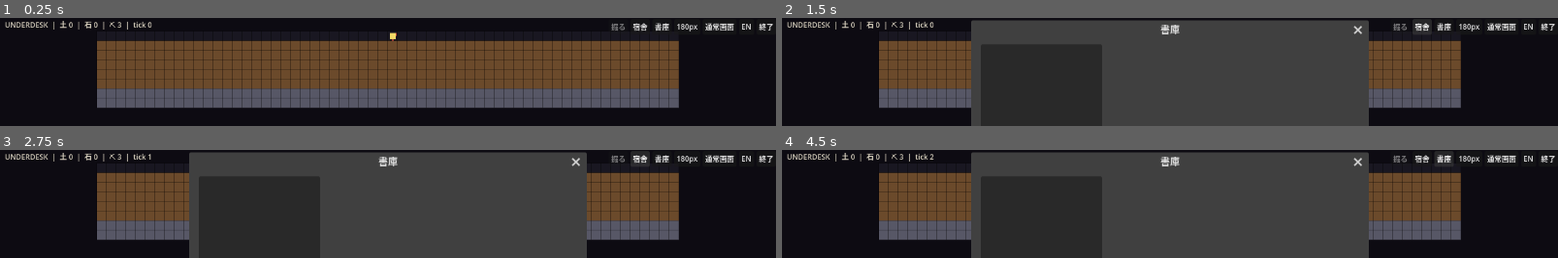
Above: before the commit, frames 1-4 (two rows, left to right).
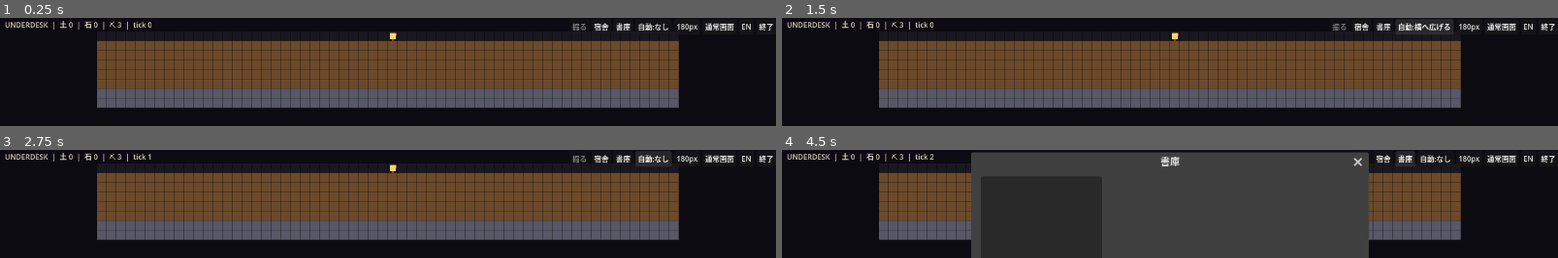
Above: after the commit, the same moments.

Repository: jinsei0604/UnderDesk
Game: Godot game, scene res://src/ui/main.tscn
Same seed, same stepped clock (60 frames per second), same inputs: the game is played once before the commit and once after it.
Inputs (mouse positions are in pixels of both pictures, inside the frame that each line leads up to):
- Up to frame 1 (0.25 s): no input
- Up to frame 2 (1.5 s): click (1433, 26) at 0.5 s, where only the run after the commit has a clickable "自動:なし"; click (1426, 26) at 1.25 s, where only the run after the commit has a clickable "自動:下へ掘る"
- Up to frame 3 (2.75 s): click (644, 158) at 2 s, where only the run after the commit has a clickable "自動:横へ広げる"
- Up to frame 4 (4.5 s): click "宿舎" at 2.75 s; click "宿舎" (after the commit: "掘る") at 3.5 s; click "書庫" at 4.25 s

The runs differ from the first frame. In frame 1, 0.6% of the frame differs, in the area x 73-87%, y 4-13%; in frame 2, 49%; in frame 3, 49%, in the area x 24-87%, y 0-100%; in frame 4, 0.5%.

Commit message:
Sprint 3: direction-level auto-dig policies and drag designation
Per design doc section 4, dig commands are directions, not per-cell
orders: Auto Dig-Down keeps the shaft deepening near the depot, and
Auto Widen grows the deepest gallery sideways. Auto-generated jobs are
a pure function of grid state, keeping offline/realtime equivalence.
Manual mode now paints designations by drag instead of one click per cell.

Co-Authored-By: Claude Fable 5 <noreply@anthropic.com>

Diff:
--- a/locale/en.csv
+++ b/locale/en.csv
@@ -13,6 +13,9 @@
 UI_BUILD_DORM,Dorm
 UI_ARCHIVE,Archive
 UI_QUIT,Quit
+UI_AUTO_NONE,Auto: Off
+UI_AUTO_DOWN,Auto: Dig Down
+UI_AUTO_WIDEN,Auto: Widen
 UI_MODE_NORMAL,Windowed
 UI_MODE_RESIDENT,Dock
 UI_NEW_DOC,A new document was unearthed
--- a/locale/ja.csv
+++ b/locale/ja.csv
@@ -13,6 +13,9 @@
 UI_BUILD_DORM,宿舎
 UI_ARCHIVE,書庫
 UI_QUIT,終了
+UI_AUTO_NONE,自動:なし
+UI_AUTO_DOWN,自動:下へ掘る
+UI_AUTO_WIDEN,自動:横へ広げる
 UI_MODE_NORMAL,通常画面
 UI_MODE_RESIDENT,常駐に戻す
 UI_NEW_DOC,新しい文書が出土した
--- a/src/core/constants.gd
+++ b/src/core/constants.gd
@@ -36,6 +36,9 @@
 	RES_SOIL, RES_STONE, RES_ORE, RES_MAGIC_STONE, RES_FOOD, RES_GOLD,
 ]
 
+## §4: dig commands are direction-level policies, not per-cell orders.
+enum DigPolicy { NONE = 0, DOWN = 1, WIDEN = 2 }
+
 const MINION_DIG_POWER: int = 1
 const INITIAL_MINION_COUNT: int = 3
 const MINION_MAX: int = 20
--- a/src/core/sim.gd
+++ b/src/core/sim.gd
@@ -14,6 +14,7 @@
 var jobs: Array[UDJob] = []
 var rooms: Array[Dictionary] = []  # { "id": String, "pos": Vector2i }
 var discovered_documents: Array[String] = []
+var dig_policy: UD.DigPolicy = UD.DigPolicy.NONE
 var _rng := RandomNumberGenerator.new()
 
 
@@ -38,8 +39,63 @@
 
 func tick() -> void:
 	tick_count += 1
+	_auto_designate()
 	for minion in minions:
 		_step_minion(minion)
+
+
+## Generates dig jobs from the current policy so play continues unattended.
+## Pure function of grid state -> deterministic across offline/realtime.
+func _auto_designate() -> void:
+	if dig_policy == UD.DigPolicy.NONE:
+		return
+	var limit := minions.size()
+	if jobs.size() >= limit:
+		return
+	for cell in _policy_candidates():
+		if jobs.size() >= limit:
+			break
+		add_dig_job(cell)
+
+
+func _policy_candidates() -> Array[Vector2i]:
+	var candidates: Array[Vector2i] = []
+	var deepest := _deepest_air_row()
+	if deepest < 0:
+		return candidates
+	_ensure_rows(deepest + UD.GRID_EXPAND_ROWS)
+	for x in grid.width:
+		var air := Vector2i(x, deepest)
+		if not grid.is_walkable(air):
+			continue
+		match dig_policy:
+			UD.DigPolicy.DOWN:
+				var below := air + Vector2i(0, 1)
+				if grid.is_inside(below) and grid.terrain_at(below) != UD.Terrain.AIR:
+					candidates.append(below)
+			UD.DigPolicy.WIDEN:
+				for dx: int in [-1, 1]:
+					var side := air + Vector2i(dx, 0)
+					if grid.is_inside(side) and grid.terrain_at(side) != UD.Terrain.AIR:
+						candidates.append(side)
+	# Closest to the depot column first; ties resolve left-to-right.
+	candidates.sort_custom(
+		func(a: Vector2i, b: Vector2i) -> bool:
+			var da := absi(a.x - UD.DEPOT_POS.x)
+			var db := absi(b.x - UD.DEPOT_POS.x)
+			if da != db:
+				return da < db
+			return a.x < b.x
+	)
+	return candidates
+
+
+func _deepest_air_row() -> int:
+	for y in range(grid.height - 1, -1, -1):
+		for x in grid.width:
+			if grid.is_walkable(Vector2i(x, y)):
+				return y
+	return -1
 
 
 ## Designates a cell for digging. Returns false when the cell is not diggable
@@ -224,6 +280,7 @@
 		"jobs": job_dicts,
 		"rooms": room_dicts,
 		"discovered_documents": discovered_documents.duplicate(),
+		"dig_policy": int(dig_policy),
 	}
 
 
@@ -246,4 +303,6 @@
 		sim.rooms.append({"id": rd["id"], "pos": Vector2i(int(p[0]), int(p[1]))})
 	for doc_id: Variant in d["discovered_documents"] as Array:
 		sim.discovered_documents.append(doc_id)
+	# Missing in pre-policy saves: default to NONE.
+	sim.dig_policy = int(d.get("dig_policy", 0)) as UD.DigPolicy
 	return sim
--- a/src/ui/main.gd
+++ b/src/ui/main.gd
@@ -34,6 +34,7 @@
 var _archive_button: Button
 var _dig_button: Button
 var _dorm_button: Button
+var _policy_button: Button
 var _height_button: Button
 var _mode_button: Button
 var _locale_button: Button
@@ -114,6 +115,11 @@
 				_scroll_by(1)
 			MOUSE_BUTTON_WHEEL_UP:
 				_scroll_by(-1)
+	elif event is InputEventMouseMotion and mode == Mode.DIG:
+		# Drag-paint dig designations instead of clicking cells one by one.
+		var motion := event as InputEventMouseMotion
+		if motion.button_mask & MOUSE_BUTTON_MASK_LEFT:
+			_handle_click(motion.position)
 
 
 func _handle_click(click_pos: Vector2) -> void:
@@ -288,6 +294,8 @@
 	bar.add_child(_dorm_button)
 	_archive_button = _make_button("", _open_archive)
 	bar.add_child(_archive_button)
+	_policy_button = _make_button("", _cycle_dig_policy)
+	bar.add_child(_policy_button)
 	_height_button = _make_button("", _cycle_height)
 	bar.add_child(_height_button)
 	_mode_button = _make_button("", _toggle_window_mode)
@@ -329,12 +337,29 @@
 func _refresh_button_texts() -> void:
 	_dig_button.text = locale.text("UI_DIG")
 	_dorm_button.text = locale.text("UI_BUILD_DORM")
+	_policy_button.text = locale.text(_policy_label_key())
 	_height_button.text = "%dpx" % UD.WINDOW_HEIGHTS[settings.height_index]
 	_mode_button.text = locale.text("UI_MODE_NORMAL") if settings.resident_mode \
 		else locale.text("UI_MODE_RESIDENT")
 	_locale_button.text = _next_locale_code().to_upper()
 	_quit_button.text = locale.text("UI_QUIT")
 	_refresh_archive_button()
+
+
+func _cycle_dig_policy() -> void:
+	sim.dig_policy = ((int(sim.dig_policy) + 1) % UD.DigPolicy.size()) as UD.DigPolicy
+	_refresh_button_texts()
+	queue_redraw()
+
+
+func _policy_label_key() -> String:
+	match sim.dig_policy:
+		UD.DigPolicy.DOWN:
+			return "UI_AUTO_DOWN"
+		UD.DigPolicy.WIDEN:
+			return "UI_AUTO_WIDEN"
+		_:
+			return "UI_AUTO_NONE"
 
 
 func _next_locale_code() -> String:
--- /dev/null
+++ b/tests/core/test_auto_dig.gd
@@ -0,0 +1,67 @@
+extends GutTest
+## §4: direction-level dig policies keep progress flowing without
+## per-cell orders.
+
+
+func test_policy_none_generates_no_jobs() -> void:
+	var sim := UDSim.new_game(UDTestFixtures.strata(), 11)
+	sim.advance(50)
+	assert_eq(sim.jobs.size(), 0)
+	assert_eq(int(sim.inventory[UD.RES_SOIL]), 0)
+
+
+func test_policy_down_digs_unattended() -> void:
+	var sim := UDSim.new_game(UDTestFixtures.strata(), 11)
+	sim.dig_policy = UD.DigPolicy.DOWN
+	var initial_height := sim.grid.height
+	sim.advance(300)
+	assert_gt(int(sim.inventory[UD.RES_SOIL]), 5, "resources flow without clicks")
+	assert_gt(sim.grid.height, initial_height, "shaft keeps deepening")
+	assert_false(sim.grid.is_walkable(Vector2i(0, 1)),
+		"digging stays focused near the depot, not across the whole map")
+
+
+func test_policy_widen_expands_deepest_gallery() -> void:
+	var sim := UDSim.new_game(UDTestFixtures.strata(), 11)
+	# Hand-carve a 2-deep shaft below the depot first.
+	sim.grid.set_terrain(Vector2i(UD.DEPOT_POS.x, 1), UD.Terrain.AIR)
+	sim.grid.set_terrain(Vector2i(UD.DEPOT_POS.x, 2), UD.Terrain.AIR)
+	sim.dig_policy = UD.DigPolicy.WIDEN
+	sim.advance(200)
+	var widened := (
+		sim.grid.is_walkable(Vector2i(UD.DEPOT_POS.x - 1, 2))
+		or sim.grid.is_walkable(Vector2i(UD.DEPOT_POS.x + 1, 2))
+	)
+	assert_true(widened, "deepest row grew sideways")
+	assert_true(sim.grid.is_walkable(Vector2i(UD.DEPOT_POS.x, 1)),
+		"widen policy does not dig downward")
+
+
+func test_policy_is_deterministic() -> void:
+	var a := UDSim.new_game(UDTestFixtures.strata(0.5), 99)
+	var b := UDSim.new_game(UDTestFixtures.strata(0.5), 99)
+	for sim: UDSim in [a, b]:
+		sim.dig_policy = UD.DigPolicy.DOWN
+	a.advance(300)
+	b.advance(300)
+	assert_eq(JSON.stringify(a.to_dict()), JSON.stringify(b.to_dict()))
+
+
+func test_policy_survives_save_roundtrip() -> void:
+	var sim := UDSim.new_game(UDTestFixtures.strata(), 5)
+	sim.dig_policy = UD.DigPolicy.WIDEN
+	sim.advance(20)
+	var restored := UDSim.from_dict(
+		JSON.parse_string(JSON.stringify(sim.to_dict())), UDTestFixtures.strata()
+	)
+	assert_eq(restored.dig_policy, UD.DigPolicy.WIDEN)
+
+
+func test_pre_policy_save_defaults_to_none() -> void:
+	var sim := UDSim.new_game(UDTestFixtures.strata(), 5)
+	var d := sim.to_dict()
+	d.erase("dig_policy")
+	var restored := UDSim.from_dict(
+		JSON.parse_string(JSON.stringify(d)), UDTestFixtures.strata()
+	)
+	assert_eq(restored.dig_policy, UD.DigPolicy.NONE)
Binary file changed: locale/en.text.translation
Binary file changed: locale/ja.text.translation
Not shown, added: tests/core/test_auto_dig.gd.uid
Not shown, changed: CHANGELOG.md
